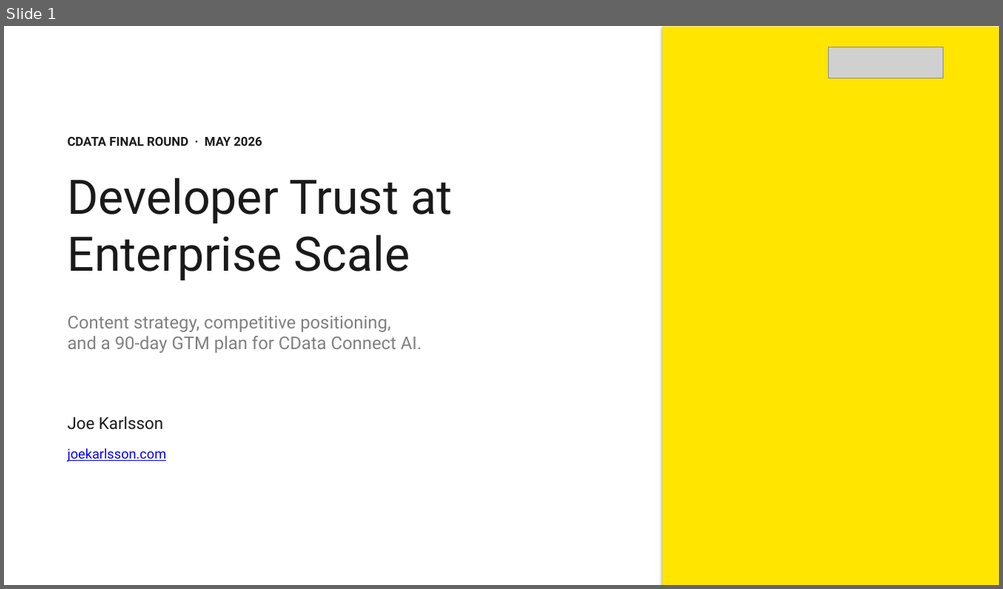
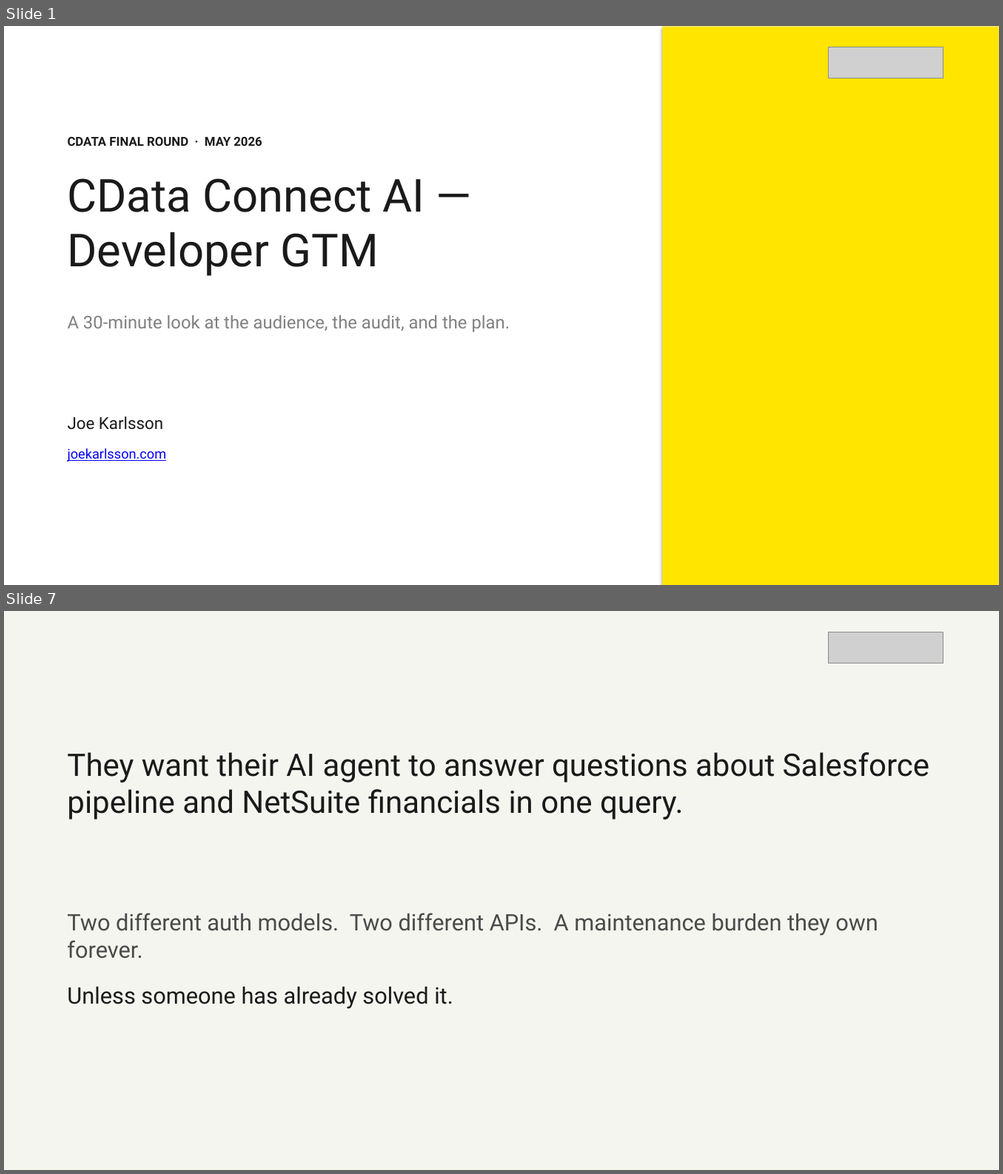
Before and after one commit to JoeKarlsson/connect-ai-agent-demo, a slide deck: presentation/cdata-interview.pptx. Shown one above the other, each under a label of ours: slide 1 before the commit, slides 1 and 7 after it; the slides between them are not shown. The pictures are 1003x589 and 1003x1174 pixels, drawn with LibreOffice and Linux fonts; fonts in the diff are those of the drawing; grey boxes stand for pictures. Boxes give left, top, right and bottom in pixels: in the first picture for what was removed or moved away, otherwise in the second. Text is boxed around its words. In the diff, an @@ line names an element or a change of style, - is before the commit and + after.

```diff
--- a/presentation/cdata-interview.pptx
+++ b/presentation/cdata-interview.pptx
@@ slide 7 added at (4, 611, 999, 1170), background #F5F5F0 @@
@@ picture added at (828, 632, 943, 664) @@
@@ text added at (67, 752, 929, 820), 30 pt, text #1A1A1A @@
+They want their AI agent to answer questions about Salesforce pipeline and NetSuite financials in one query.
@@ text added at (67, 913, 878, 959), 22 pt, text #4A4A4A @@
+Two different auth models. Two different APIs. A maintenance burden they own forever.
@@ text added at (67, 987, 453, 1009), 22 pt, text #1A1A1A @@
+Unless someone has already solved it.
@@ slide 1 changed as well @@
@@ text at (68, 178, 425, 276): text changed; size 46 to 44 pt @@
-Developer Trust at Enterprise Scale
+CData Connect AI — Developer GTM
@@ text at (68, 315, 510, 332): text changed @@
-Content strategy, competitive positioning,
-and a 90-day GTM plan for CData Connect AI.
+A 30-minute look at the audience, the audit, and the plan.
```
Also in this commit, not shown: 1 other slide changed, 42 other slides added, 18 slides removed, 8 other files.
